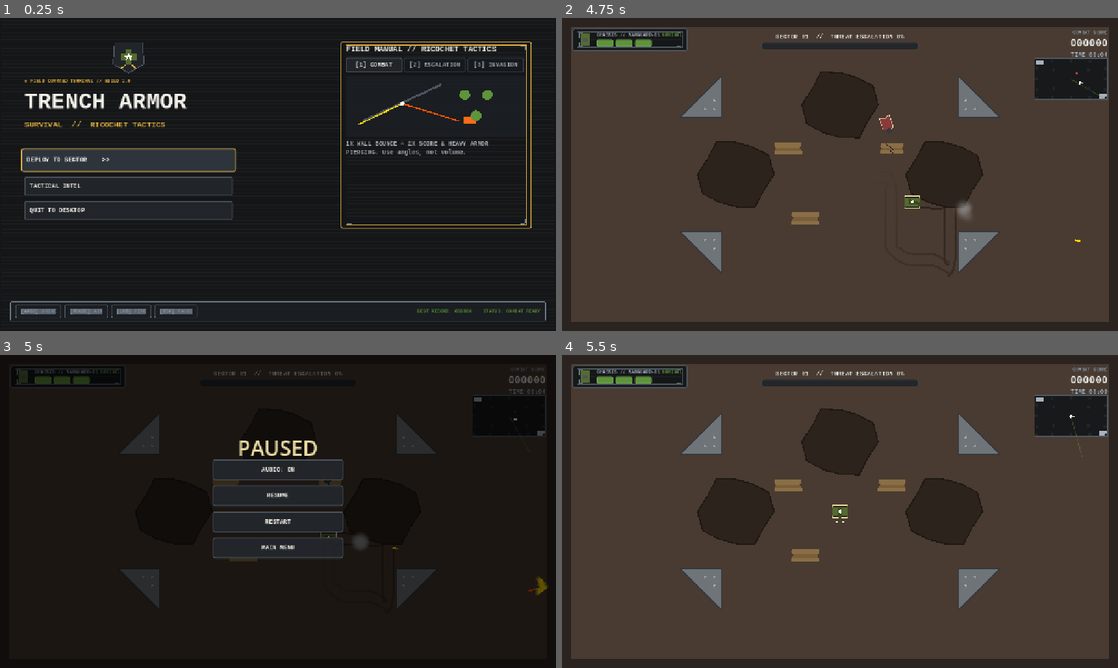
Above: before the commit, frames 1-4 (two rows, left to right).
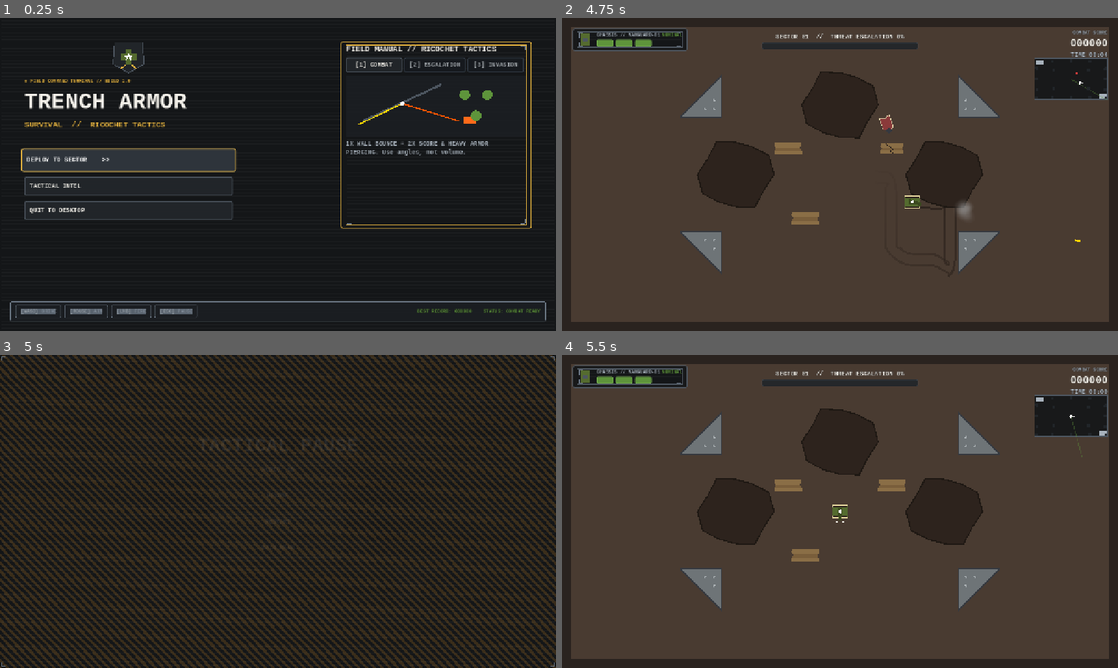
Above: after the commit, the same moments.

Repository: XTripsy/TrenchArmorSurvival
Game: Godot game, scene res://scenes/main_menu.tscn
The game is run twice, just before and just after one commit, with the same random seed, the same clock (stepped at 60 frames per second) and the same inputs.
Inputs (mouse positions are in pixels of both pictures, inside the frame that each line leads up to):
- Up to frame 1 (0.25 s): no input
- Up to frame 2 (4.75 s): click "DEPLOY TO SECTOR >>" at 0.5 s; tap Enter (ui_accept) at 1.25, 1.52, 2.27, 3.77, 4.52 s; move the mouse to (962, 158) at 1.27 s; press the mouse at (962, 158) at 1.28 s; hold D (move_right) 1.28-2.03 s; move the mouse to (728, 190) at 2.02 s; release the mouse at (728, 190) at 2.03 s; hold S (move_down) 2.03-2.78 s; click (728, 190) at 2.1 s; move the mouse to (895, 105) at 2.77 s; press the mouse at (895, 105) at 2.78 s; hold D (move_right) 2.78-3.53 s; move the mouse to (812, 237) at 3.52 s; release the mouse at (812, 237) at 3.53 s; hold W (move_up) 3.53-4.28 s; click (812, 237) at 3.6 s; move the mouse to (1006, 221) at 4.27 s; press the mouse at (1006, 221) at 4.28 s; hold A (move_left) from 4.28 s (still down)
- Up to frame 3 (5 s): keep holding A (move_left); tap Escape (pause) at 4.9 s
- Up to frame 4 (5.5 s): release A (move_left) at 5 s; release the mouse at (1006, 558) at 5 s; click "RESTART" at 5 s

Frames 1-2 are identical in both runs. In frame 3, 44% of the frame differs, in the area x 0-100%, y 0-100%; in frame 4, nothing differs.

Commit message:
feat(ui): T-058 upgrade pause and game over after-action report modals

Diff:
--- a/scenes/ui/game_over_menu.tscn
+++ b/scenes/ui/game_over_menu.tscn
@@ -4,7 +4,7 @@
 
 [node name="GameOverMenu" type="CanvasLayer"]
 process_mode = 3
-layer = 2
+layer = 3
 script = ExtResource("1_gameover")
 
 [node name="Overlay" type="Control" parent="."]
--- a/scenes/ui/pause_menu.tscn
+++ b/scenes/ui/pause_menu.tscn
@@ -4,7 +4,7 @@
 
 [node name="PauseMenu" type="CanvasLayer"]
 process_mode = 3
-layer = 2
+layer = 3
 script = ExtResource("1_pause")
 
 [node name="Overlay" type="Control" parent="."]
@@ -24,7 +24,7 @@
 grow_horizontal = 2
 grow_vertical = 2
 mouse_filter = 2
-color = Color(0, 0, 0, 0.619608)
+color = Color(0.04, 0.05, 0.06, 0.8)
 
 [node name="TitleLabel" type="Label" parent="Overlay"]
 offset_left = 0.0
--- a/scripts/ui/game_over_menu.gd
+++ b/scripts/ui/game_over_menu.gd
@@ -1,4 +1,6 @@
 extends CanvasLayer
+
+const BEST_SCORE_SETTING: String = "application/config/best_score"
 
 @onready var overlay: Control = $Overlay
 @onready var header_label: Label = $Overlay/HeaderLabel
@@ -7,6 +9,8 @@
 @onready var menu_button: Button = $Overlay/MenuButton
 var _lockout_timer: float = 0.0
 var _reveal_timer: float = 0.0
+var _rank_stamp: RankStamp
+var _record_badge: Label
 
 func _ready() -> void:
 	process_mode = Node.PROCESS_MODE_ALWAYS
@@ -17,8 +21,31 @@
 	redeploy_button.pressed.connect(_on_redeploy_pressed)
 	menu_button.pressed.connect(_on_menu_pressed)
 	header_label.label_settings = UIThemeBuilder.create_label_settings(UIThemeBuilder.TYPE_DISPLAY, UIThemeBuilder.UI_TEXT_DANGER, 2)
+	_build_report_decoration()
 	if GameManager.state == GameManager.State.GAME_OVER:
 		_show_stats()
+
+func _build_report_decoration() -> void:
+	var frame: TacticalFrame = TacticalFrame.new()
+	frame.show_brackets = true
+	frame.show_scanlines = true
+	frame.set_anchors_and_offsets_preset(Control.PRESET_FULL_RECT)
+	frame.mouse_filter = Control.MOUSE_FILTER_IGNORE
+	overlay.add_child(frame)
+
+	var report_label: Label = Label.new()
+	report_label.text = "AFTER-ACTION COMBAT REPORT"
+	report_label.position = Vector2(0, 210)
+	report_label.size = Vector2(1280, 30)
+	report_label.horizontal_alignment = HORIZONTAL_ALIGNMENT_CENTER
+	report_label.label_settings = UIThemeBuilder.create_label_settings(UIThemeBuilder.TYPE_HEADER, UIThemeBuilder.UI_TEXT_MUTED)
+	overlay.add_child(report_label)
+
+	_rank_stamp = RankStamp.new()
+	_rank_stamp.position = Vector2(850, 150)
+	_rank_stamp.custom_minimum_size = Vector2(76, 76)
+	_rank_stamp.visible = false
+	overlay.add_child(_rank_stamp)
 
 func _process(delta: float) -> void:
 	if _reveal_timer > 0.0:
@@ -45,16 +72,46 @@
 
 func _show_debrief() -> void:
 	var total: int = maxi(0, floori(GameManager.time_survived))
+	var best_score: int = int(ProjectSettings.get_setting(BEST_SCORE_SETTING, 0))
+	var is_record: bool = GameManager.score > best_score
+	if is_record:
+		ProjectSettings.set_setting(BEST_SCORE_SETTING, GameManager.score)
 	header_label.text = "ARMOR DESTROYED"
-	stats_label.text = "FINAL SCORE: %06d\nTIME SURVIVED: %02d:%02d\nRICOCHET KILLS: %d" % [
+	stats_label.text = "FINAL SCORE: %06d\nSECTOR REACHED: %02d\nOUTPOSTS CAPTURED: %d/%d\nRICOCHET KILLS: %d\nTIME SURVIVED: %02d:%02d" % [
 		GameManager.score,
+		GameManager.sector_index,
+		GameManager.zones_captured,
+		GameManager.zones_total,
+		GameManager.ricochet_kills,
 		total / 60,
 		total % 60,
-		GameManager.ricochet_kills,
 	]
+	if _record_badge == null:
+		_record_badge = Label.new()
+		_record_badge.position = Vector2(440, 400)
+		_record_badge.size = Vector2(400, 28)
+		_record_badge.horizontal_alignment = HORIZONTAL_ALIGNMENT_CENTER
+		_record_badge.label_settings = UIThemeBuilder.create_label_settings(UIThemeBuilder.TYPE_HEADER, UIThemeBuilder.UI_BORDER_ACTIVE)
+		overlay.add_child(_record_badge)
+	_record_badge.text = "NEW RECORD!" if is_record else ""
+	_rank_stamp.rank_text = _rank_for_score(GameManager.score)
+	_rank_stamp.visible = true
+	_rank_stamp.scale = Vector2(2.2, 2.2)
+	_rank_stamp.rotation = deg_to_rad(-6.0)
+	var stamp_tween: Tween = create_tween()
+	stamp_tween.tween_property(_rank_stamp, "scale", Vector2.ONE, 0.22).set_trans(Tween.TRANS_BACK).set_ease(Tween.EASE_OUT)
 	overlay.visible = true
 	_lockout_timer = 0.8
 	redeploy_button.disabled = true
+
+func _rank_for_score(score: int) -> String:
+	if score >= 8000:
+		return "RANK S"
+	if score >= 4500:
+		return "RANK A"
+	if score >= 2000:
+		return "RANK B"
+	return "RANK C"
 
 func _unhandled_input(event: InputEvent) -> void:
 	if overlay.visible and event.is_action_pressed("ui_accept"):
@@ -73,3 +130,14 @@
 	var arena: Node = get_parent()
 	if arena != null and arena.has_method("return_to_menu"):
 		arena.call("return_to_menu")
+
+class RankStamp:
+	extends Control
+
+	var rank_text: String = "RANK C"
+
+	func _draw() -> void:
+		var center: Vector2 = size * 0.5
+		draw_circle(center, 34.0, Color("#1B1E22"))
+		draw_arc(center, 34.0, 0.0, TAU, 32, UIThemeBuilder.UI_BORDER_ACTIVE, 3.0)
+		draw_string(UIThemeBuilder.build_system_font(), center + Vector2(-27, 5), rank_text, HORIZONTAL_ALIGNMENT_CENTER, 54, UIThemeBuilder.TYPE_MICRO, UIThemeBuilder.UI_BORDER_ACTIVE)
--- a/scripts/ui/pause_menu.gd
+++ b/scripts/ui/pause_menu.gd
@@ -1,6 +1,7 @@
 extends CanvasLayer
 
 @onready var overlay: Control = $Overlay
+@onready var title_label: Label = $Overlay/TitleLabel
 @onready var audio_button: Button = $Overlay/AudioButton
 @onready var resume_button: Button = $Overlay/ResumeButton
 @onready var restart_button: Button = $Overlay/RestartButton
@@ -11,6 +12,13 @@
 	process_mode = Node.PROCESS_MODE_ALWAYS
 	overlay.visible = false
 
+	title_label.text = "TACTICAL PAUSE"
+	title_label.label_settings = UIThemeBuilder.create_label_settings(UIThemeBuilder.TYPE_DISPLAY, UIThemeBuilder.UI_TEXT_PRIMARY)
+	var frame: TacticalFrame = TacticalFrame.new()
+	frame.show_hazard_stripes = true
+	frame.set_anchors_and_offsets_preset(Control.PRESET_FULL_RECT)
+	frame.mouse_filter = Control.MOUSE_FILTER_IGNORE
+	overlay.add_child(frame)
 	UIThemeBuilder.setup_tactical_button(audio_button)
 	UIThemeBuilder.setup_tactical_button(resume_button)
 	_audio_button_refresh()
